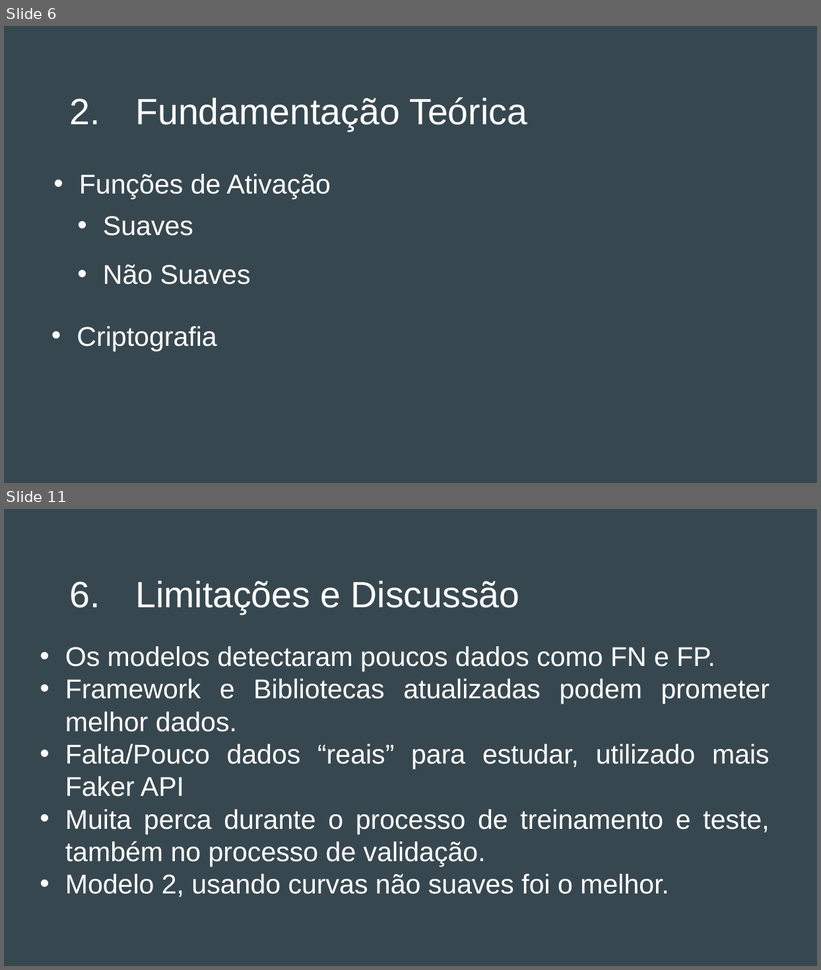
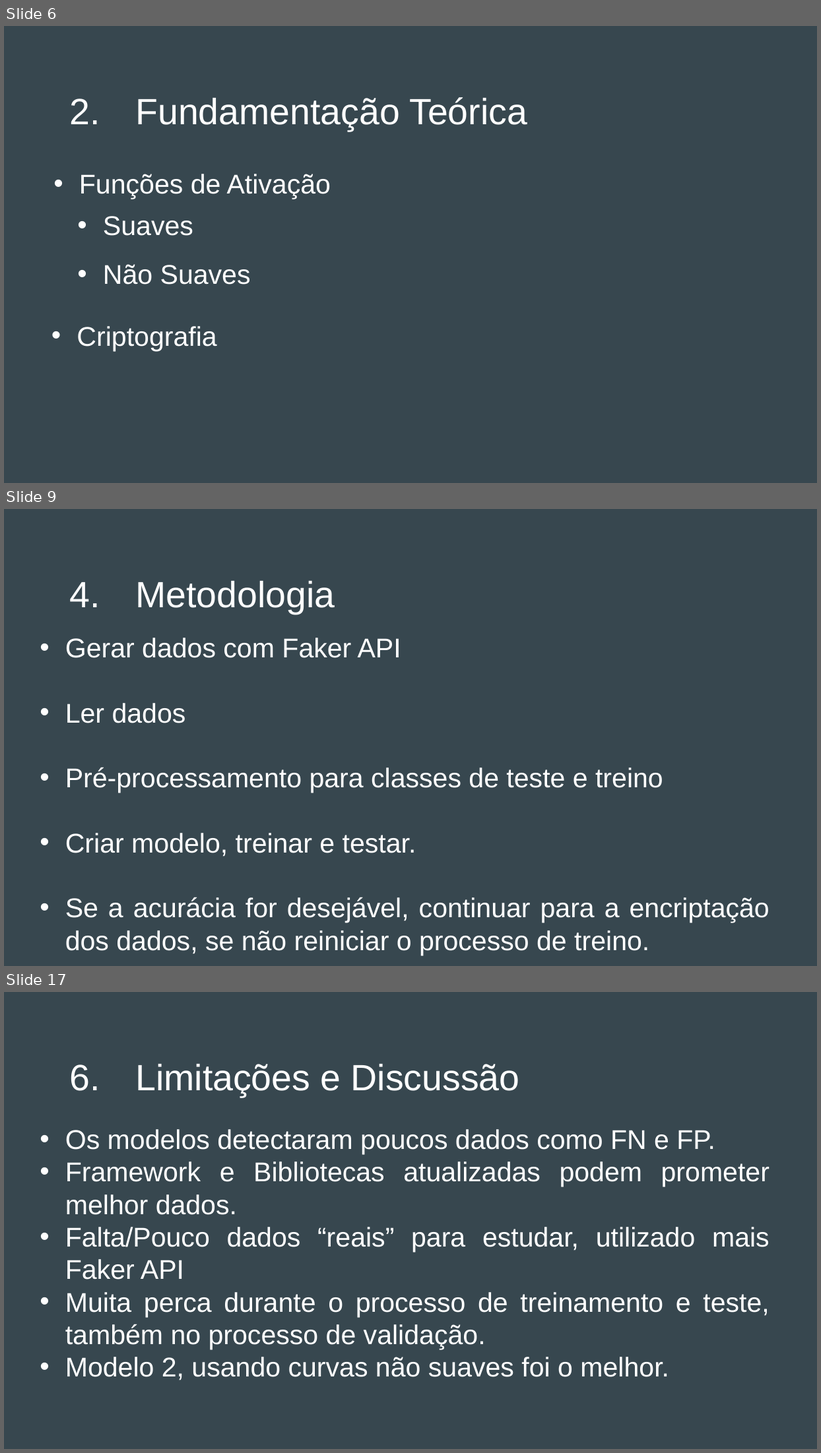
Before and after one commit to Dom-Juan/TCC-3, a slide deck: Apresentação do TCC 3 - Final.pptx. Shown one above the other, each under a label of ours: slides 6 and 11 before the commit, slides 6, 9 and 17 after it; the slides between them are not shown. The pictures are 821x970 and 821x1453 pixels, drawn with LibreOffice and Linux fonts; fonts in the diff are those of the drawing. Boxes give left, top, right and bottom in pixels: in the first picture for what was removed or moved away, otherwise in the second. Text is boxed around its words. In the diff, an @@ line names an element or a change of style, - is before the commit and + after.

```diff
--- a/Apresentação do TCC 3 - Final.pptx
+++ b/Apresentação do TCC 3 - Final.pptx
@@ slide 9 added at bbox=[4, 509, 817, 966], background #37474F @@
@@ title added at bbox=[135, 581, 335, 614], 32.4 pt, text #FFFFFF @@
+4. Metodologia
@@ text added at bbox=[65, 638, 770, 956], 24 pt, text #FFFFFF @@
+• Gerar dados com Faker API
+• Ler dados
+• Pré-processamento para classes de teste e treino
+• Criar modelo, treinar e testar.
+• Se a acurácia for desejável, continuar para a encriptação dos dados, se não reiniciar o processo de treino.
@@ what was slide 11 is now slide 17 @@
```
Also in this commit, not shown: 3 slides changed, 9 other slides added, 4 slides removed, 2 other files.
